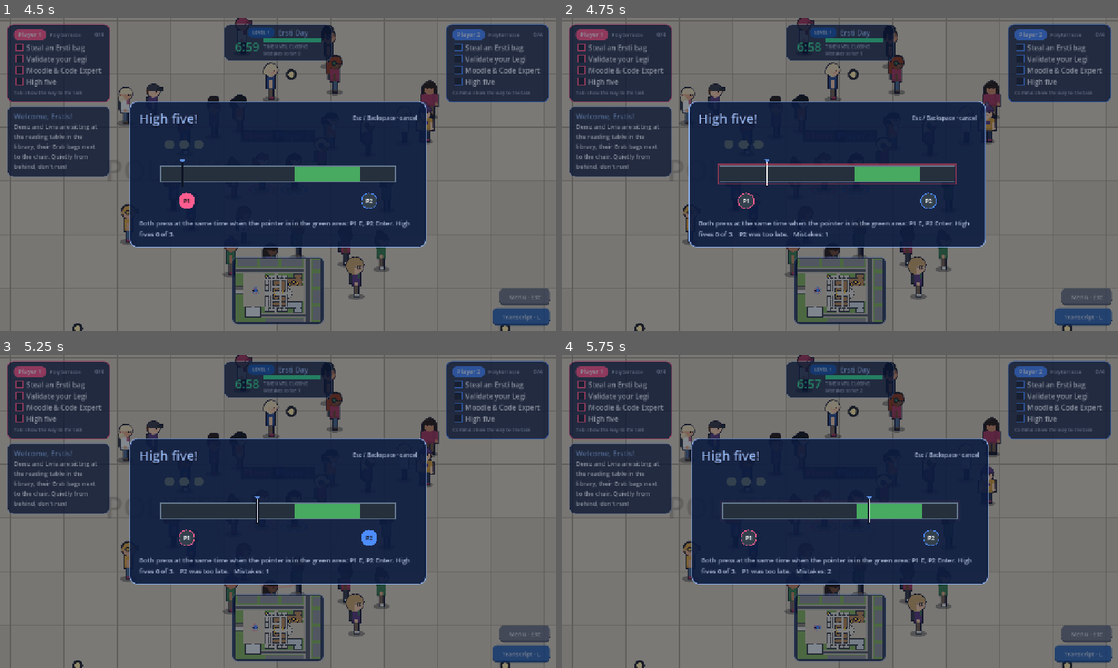
Above: before the commit, frames 1-4 (two rows, left to right).
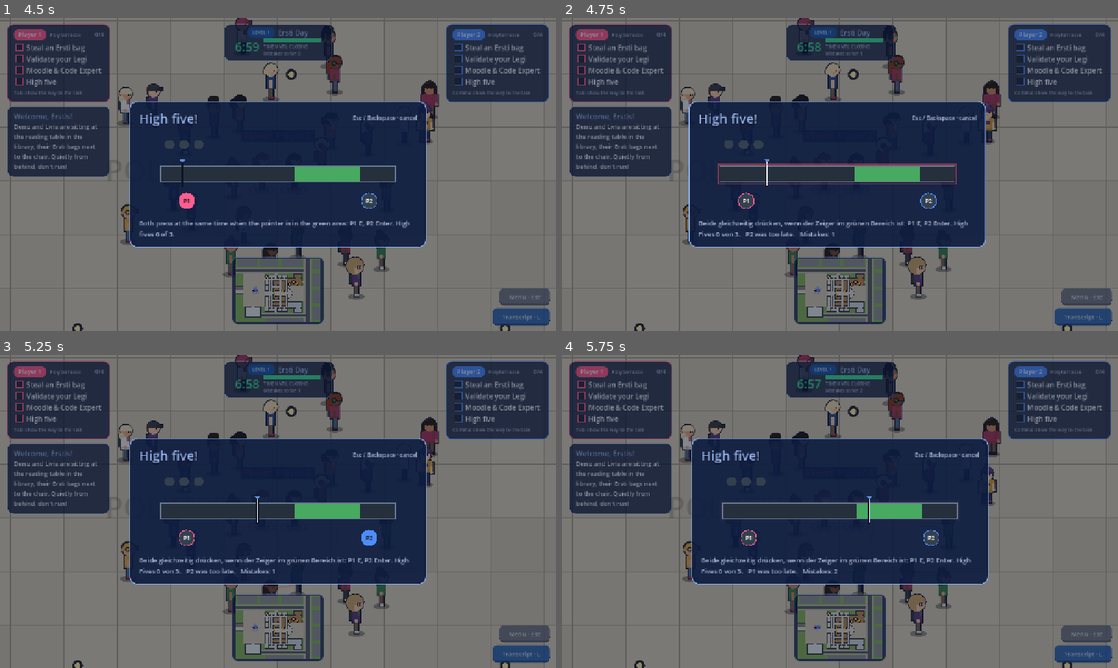
Above: after the commit, the same moments.

Repository: fzehnder/viscon-game
Game: Godot game, scene res://main.tscn
The game is run twice, just before and just after one commit, with the same random seed, the same clock (stepped at 60 frames per second) and the same inputs. This scene is started directly instead of the project's main scene. Sound files missing from this copy of the repository are replaced by a short silence.
Inputs (mouse positions are in pixels of both pictures, inside the frame that each line leads up to):
- Up to frame 1 (4.5 s): click "Let's go!" at 0.5 s; click "Transcript · L" at 1.25 s; click "Start level 1" at 2 s; tap Enter (start) at 2.75, 4.25 s; move the mouse to (400, 158) at 2.77 s; hold D 2.78-3.5 s; tap Q (ability) at 2.85 s; click (400, 158) at 2.92 s; tap Space at 3.02 s; click "Let's go!" at 3.5 s; move the mouse to (166, 190) at 4.27 s; hold S from 4.28 s (still down); tap E (interact) at 4.35 s; click (166, 190) at 4.42 s
- Up to frame 2 (4.75 s): keep holding S; tap Space at 4.52 s
- Up to frame 3 (5.25 s): move the mouse to (333, 442) at 5.02 s; release S at 5.03 s; hold D from 5.03 s (still down); tap Enter (start) at 5.1 s; click (333, 442) at 5.17 s
- Up to frame 4 (5.75 s): keep holding D

Frame 1 is identical in both runs. In frame 2, 0.6% of the frame differs, in the area x 24-74%, y 64-70%; in frame 3, 0.5%; in frame 4, 0.5%.

Commit message:
A small telling-off when a task goes wrong (scold.gd)
Wish of the team: fitting fail animations, a little funny, not over the top.
Somebody slides in at the edge of the screen on the side of the player it
concerns, wags a finger and says one strict line; the game goes on. Whoever takes
their bag back tells the thief off (main.opp_catch); after a mistake in a
minigame the player's own figure has a word with itself, at most every few
seconds (main._on_mini_mistake). Lines in German and English.

Co-Authored-By: Claude Opus 5.5 <noreply@anthropic.com>

Diff:
--- a/godot/scripts/i18n_en.gd
+++ b/godot/scripts/i18n_en.gd
@@ -645,4 +645,13 @@
 	# ---------------------------------------------------------------- loading screen: Hönggerberg
 	"ETH HÖNGGERBERG": "ETH HÖNGGERBERG",
 	"PRÜFUNG": "EXAM",
+	# ---------------------------------------------------------------- scold.gd
+	"Das ist MEINE %s. Da sind meine Gratis-Kugelschreiber drin!": "That is MY %s. My free pens are in there!",
+	"Finger weg! Für die %s bin ich um sechs Uhr aufgestanden.": "Hands off! I got up at six for that %s.",
+	"Netter Versuch. Die %s bleibt bei mir, und du bleibst mir vom Leib.": "Nice try. The %s stays with me, and you stay away from me.",
+	"Klauen am ersten Tag? Das merke ich mir bis zum Master.": "Stealing on day one? I will remember that until my Master's.",
+	"Ups. Das war nichts.": "Oops. That was nothing.",
+	"Konzentration. Das ist die ETH, nicht der Kindergarten.": "Focus. This is ETH, not kindergarten.",
+	"Das hat niemand gesehen. Hoffentlich.": "Nobody saw that. Hopefully.",
+	"Nochmal. Diesmal mit Hirn.": "Again. With brains this time.",
 }
--- a/godot/scripts/main.gd
+++ b/godot/scripts/main.gd
@@ -36,6 +36,7 @@
 const LevelDone = preload("res://scripts/level_done.gd")
 const LV = preload("res://scripts/levels.gd")
 const UI = preload("res://scripts/ui.gd")
+const Scold = preload("res://scripts/scold.gd")
 const Transcript = preload("res://scripts/transcript.gd")
 const PauseMenu = preload("res://scripts/pause_menu.gd")
 const TS := 32.0
@@ -1116,6 +1117,7 @@
 		fx.sound(pl.global_position, 3.0 * TS, Color(1.0, 0.4, 0.4, 0.7), 0.8)
 		UI.sfx("fail")
 		hud.toast("Erwischt!", "%s hat die Beute zurück und passt jetzt besser auf. Hol sie dir nochmals, wenn niemand hinschaut." % op.pname, 4.5, pid)
+		Scold.tell(self, pid, op.look, op.pname, Scold.line(Scold.BAG, op.bag_name), "bag")   # the owner has a word with you
 		return
 	caught(op)
 
@@ -1282,6 +1284,8 @@
 
 func _on_mini_mistake(pid: int) -> void:
 	mistakes_total += 1
+	if pid >= 0:      # a small moment of shame, not more often than every few seconds
+		Scold.tell(self, pid, players[pid].look, Game.name_of(pid), Scold.line(Scold.OOPS), "oops", true)
 	var at: Vector2 = (players[0].global_position + players[1].global_position) / 2.0
 	if pid >= 0:
 		at = players[pid].global_position
--- /dev/null
+++ b/godot/scripts/scold.gd
@@ -0,0 +1,157 @@
+extends Control
+## A small telling-off: somebody pops in at the side of the screen, wags a finger and says one
+## strict, slightly funny line. For tasks that go wrong: caught with the loot, a mistake in a
+## minigame, running in the lab. It does not stop the game, takes no input and goes by itself.
+##
+##   Scold.tell(main, pid, look, "Name", "Text")        pid: on whose side of the screen (0 left, 1 right)
+##   Scold.tell(main, pid, op.look, op.pname, Scold.line(Scold.BAG, op.bag_name), "bag")
+##   Scold.tell(main, pid, players[pid].look, name, Scold.line(Scold.OOPS), "oops", true)
+## `kind` keeps the same thing from popping up again within COOLDOWN seconds on that side.
+## `own` true: it is the player talking to themselves (sheepish instead of strict, no finger),
+## and the card sits at the bottom, clear of the minigame.
+## Ready-made lines: BAG (the owner of what was stolen; %s is the thing), OOPS (to oneself).
+
+const ART = preload("res://scripts/character_art.gd")
+const UI = preload("res://scripts/ui.gd")
+
+const SIZE := Vector2(340.0, 116.0)
+const FACE := Vector2(92.0, 100.0)
+const STAY := 3.8             # seconds it stays
+const SLIDE := 0.3
+const TYPE_SPEED := 46.0      # letters per second
+const COOLDOWN := 6.0
+const LAYER := 22             # above the minigames (20), below cutscenes (30)
+const BAG := [
+	"Das ist MEINE %s. Da sind meine Gratis-Kugelschreiber drin!",
+	"Finger weg! Für die %s bin ich um sechs Uhr aufgestanden.",
+	"Netter Versuch. Die %s bleibt bei mir, und du bleibst mir vom Leib.",
+	"Klauen am ersten Tag? Das merke ich mir bis zum Master.",
+]
+const OOPS := [
+	"Ups. Das war nichts.",
+	"Konzentration. Das ist die ETH, nicht der Kindergarten.",
+	"Das hat niemand gesehen. Hoffentlich.",
+	"Nochmal. Diesmal mit Hirn.",
+]
+
+static var last := {}         # "side/kind" -> when it was shown last (msec)
+
+var look: Dictionary = {}
+var who := ""
+var text := ""
+var side := 0
+var own := false
+var t := 0.0
+var face: Control
+
+
+static func pick(lines: Array) -> String:
+	return String(lines[randi() % lines.size()])
+
+
+## One of `lines` in the language of the game; a %s in it becomes `thing` (also translated).
+static func line(lines: Array, thing: String = "") -> String:
+	var s := UI.T(pick(lines))
+	return s % UI.T(thing) if s.contains("%s") else s
+
+
+## Shows a telling-off on the side of player `pid`. false if one of this kind was just there.
+static func tell(main: Node, pid: int, p_look: Dictionary, p_who: String, p_text: String, kind: String = "", p_own: bool = false) -> bool:
+	if main == null or not is_instance_valid(main):
+		return false
+	var p_side := clampi(pid, 0, 1)
+	var key := "%d/%s" % [p_side, kind]
+	var now := Time.get_ticks_msec()
+	if kind != "" and now - int(last.get(key, -100000)) < int(COOLDOWN * 1000.0):
+		return false
+	last[key] = now
+	var layer: CanvasLayer = main.get_node_or_null("ScoldLayer")
+	if layer == null:
+		layer = CanvasLayer.new()
+		layer.name = "ScoldLayer"
+		layer.layer = LAYER
+		main.add_child(layer)
+	for c in layer.get_children():
+		if "side" in c and c.side == p_side:
+			c.queue_free()            # one at a time per side
+	var card = load("res://scripts/scold.gd").new()
+	card.look = p_look
+	card.who = p_who
+	card.text = p_text
+	card.side = p_side
+	card.own = p_own
+	layer.add_child(card)
+	return true
+
+
+func _ready() -> void:
+	mouse_filter = Control.MOUSE_FILTER_IGNORE
+	process_mode = Node.PROCESS_MODE_ALWAYS
+	size = SIZE
+	face = Control.new()                 # the head, cut off at the chest by this frame
+	face.mouse_filter = Control.MOUSE_FILTER_IGNORE
+	face.clip_contents = true
+	face.size = FACE
+	face.position = Vector2(8.0 if side == 0 else SIZE.x - FACE.x - 8.0, 8.0)
+	face.draw.connect(_draw_face)
+	add_child(face)
+	_place()
+	UI.sfx("pop", -9.0)
+
+
+func _place() -> void:
+	var vs := get_viewport_rect().size
+	var a := clampf(t / SLIDE, 0.0, 1.0)
+	var out := clampf((t - STAY) / SLIDE, 0.0, 1.0)
+	var k := (1.0 - pow(1.0 - a, 3.0)) * (1.0 - out * out)
+	var inside := 16.0 if side == 0 else vs.x - SIZE.x - 16.0
+	var outside := -SIZE.x - 20.0 if side == 0 else vs.x + 20.0
+	position = Vector2(lerpf(outside, inside, k), vs.y - SIZE.y - 70.0 if own else vs.y * 0.57)
+
+
+func _process(delta: float) -> void:
+	t += delta
+	if t >= STAY + SLIDE:
+		queue_free()
+		return
+	_place()
+	queue_redraw()
+	face.queue_redraw()
+
+
+func _draw() -> void:
+	draw_style_box(UI.box(UI.PAPER, UI.DARK, 14, 3, 0.0, true), Rect2(Vector2.ZERO, SIZE))
+	var font := ThemeDB.fallback_font
+	var x := FACE.x + 22.0 if side == 0 else 16.0
+	var w := SIZE.x - FACE.x - 38.0
+	draw_string(font, Vector2(x, 26.0), who, HORIZONTAL_ALIGNMENT_LEFT, w, 13, Color("8c1c2b") if not own else UI.ETH_BLUE)
+	draw_multiline_string(font, Vector2(x, 47.0), text.substr(0, int(t * TYPE_SPEED)), HORIZONTAL_ALIGNMENT_LEFT, w, 15, -1, UI.INK)
+
+
+func _draw_face() -> void:
+	face.draw_rect(Rect2(Vector2.ZERO, FACE), Color("23263a"))
+	var sc := 2.7
+	var bob := sin(t * 9.0) * 1.2 if t < 2.2 else 0.0
+	var at := Vector2(FACE.x / 2.0, FACE.y + 15.0 * sc + bob)
+	ART.draw_character(face, look, ART.FRONT, 0.0, false, at, sc)
+	face.draw_set_transform(at, 0.0, Vector2(sc, sc))
+	var ink := Color("15162b")
+	var typing := t * TYPE_SPEED < text.length()
+	if own:
+		# sheepish: eyebrows up at the outside, a drop of sweat
+		face.draw_line(Vector2(-6.5, -42.4), Vector2(-1.6, -41.0), ink, 1.1)
+		face.draw_line(Vector2(6.5, -42.4), Vector2(1.6, -41.0), ink, 1.1)
+		var dy := fmod(t * 5.0, 4.0)
+		face.draw_circle(Vector2(8.6, -40.0 + dy), 1.3, Color("7fc4ff"))
+	else:
+		# strict: eyebrows down in the middle, and the finger
+		face.draw_line(Vector2(-6.5, -41.4), Vector2(-1.5, -39.2), ink, 1.3)
+		face.draw_line(Vector2(6.5, -41.4), Vector2(1.5, -39.2), ink, 1.3)
+		var skin: Color = ART.col(look, "skin", "f1c9a5")
+		var hand := Vector2(11.5 if side == 0 else -11.5, -22.5)
+		var wag := sin(t * 13.0) * 0.5 if t < 2.4 else 0.0
+		face.draw_circle(hand, 3.4, skin)
+		face.draw_line(hand, hand + Vector2(sin(wag) * 8.0, -cos(wag) * 8.0), skin, 2.6)
+	face.draw_rect(Rect2(-2.4, -30.5, 4.8, 1.1 + (2.2 * absf(sin(t * 17.0)) if typing else 0.0)), ink)
+	face.draw_set_transform(Vector2.ZERO, 0.0, Vector2.ONE)
+	face.draw_rect(Rect2(Vector2.ZERO, FACE), UI.DARK, false, 3.0)
Not shown, added: godot/scripts/scold.gd.uid
Not shown, changed: CLAUDE.md
